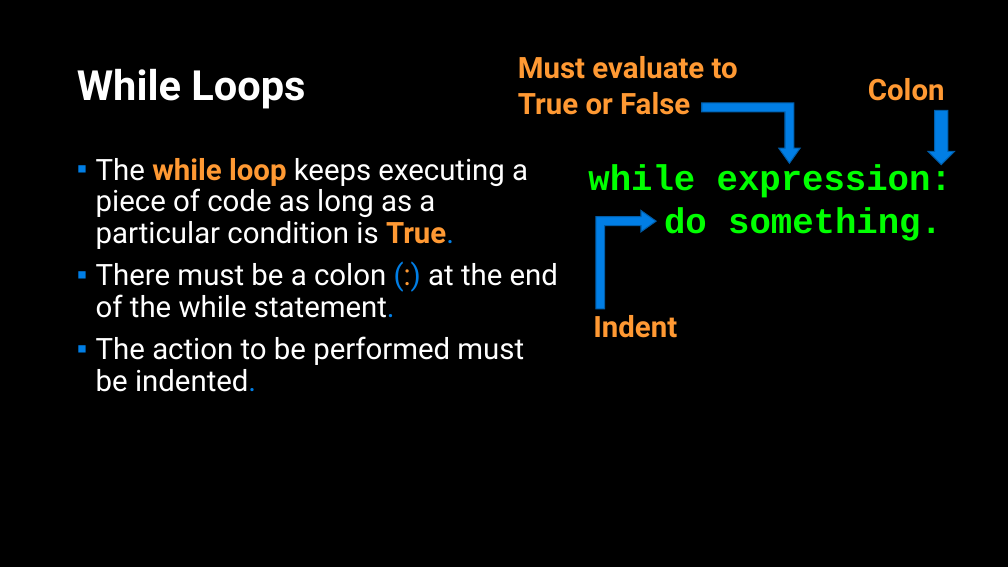
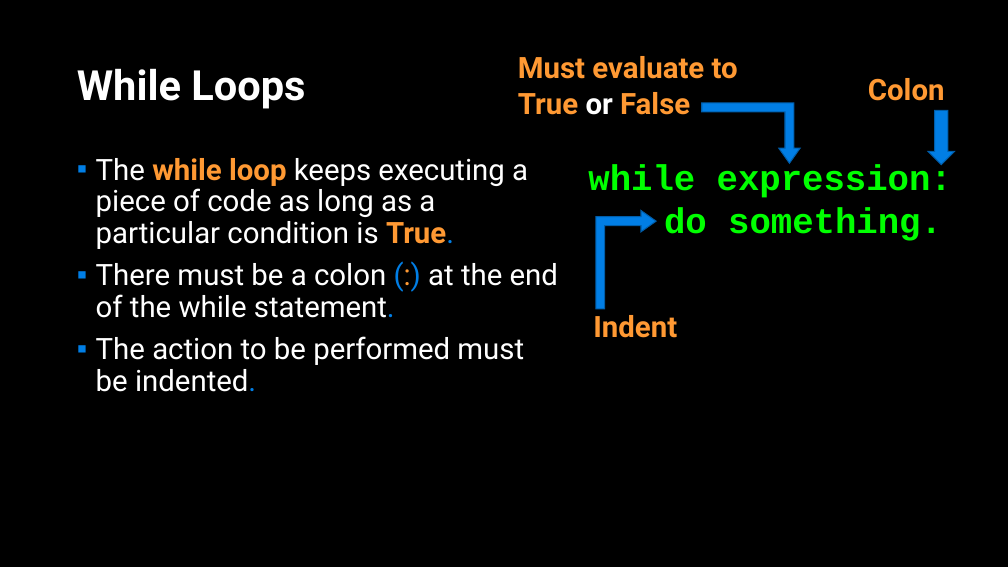
Before and after one commit to APS106/APS106-winter-2023-kinsella-goodfellow, a slide deck: slide 42 of lectures/week4/lecture1/slides/week4_lecture1.pptx (slide 13 before the commit). Drawn at 1008x567 pixels with LibreOffice and Linux fonts; fonts in the diff are those of the drawing; background and template pictures are left out. Boxes give left, top, right and bottom in pixels: in the first picture for what was removed or moved away, otherwise in the second. Text is boxed around its words. In the diff, an @@ line names an element or a change of style, - is before the commit and + after.

```diff
--- a/lectures/week4/lecture1/slides/week4_lecture1.pptx
+++ b/lectures/week4/lecture1/slides/week4_lecture1.pptx
@@ text at [518, 92, 690, 115]: text colour #FF9933 to #FFFFFF in "or" @@
```
Also in this commit, not shown: 17 other slides changed, 48 slides added, 7 slides removed, 11 other files.
